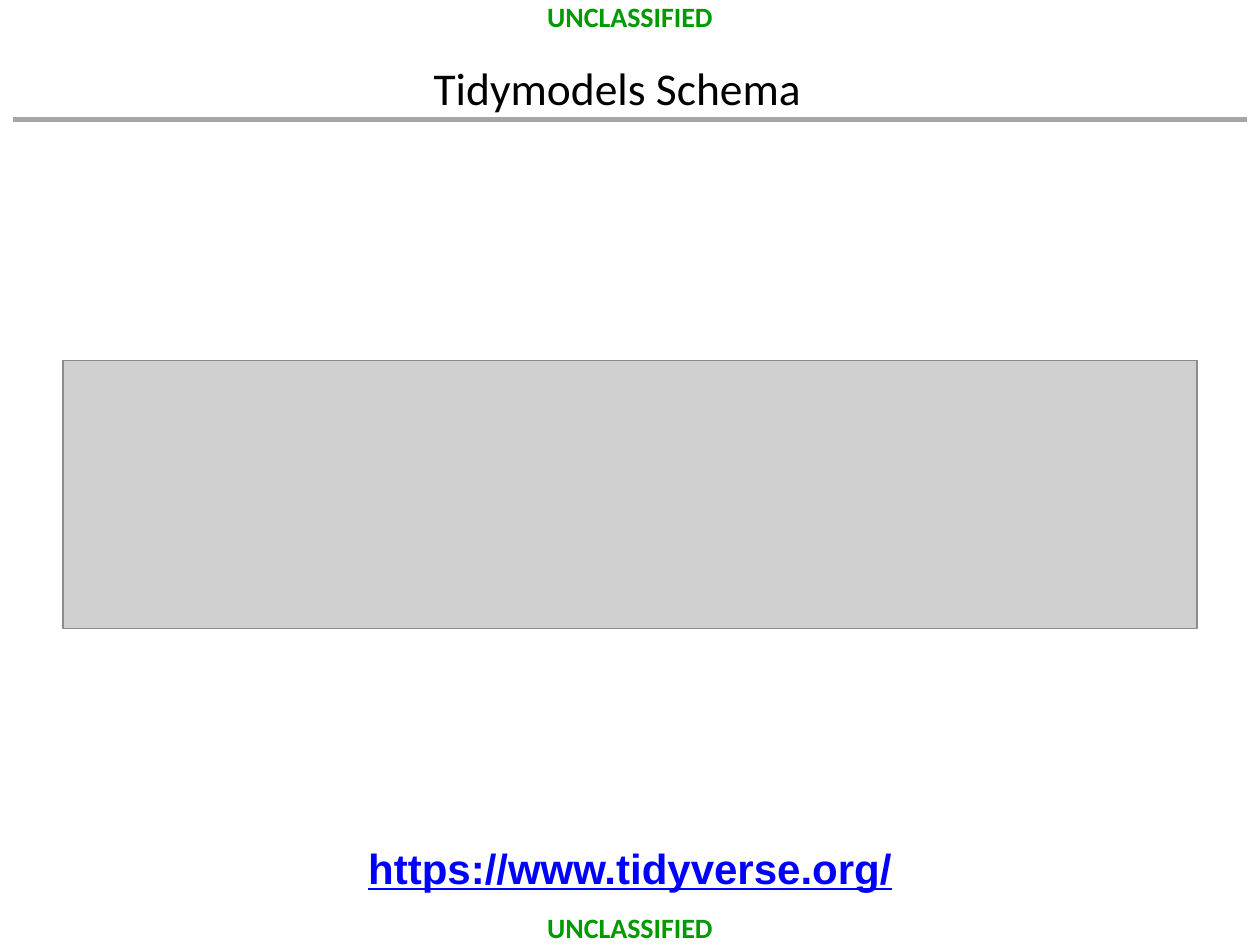
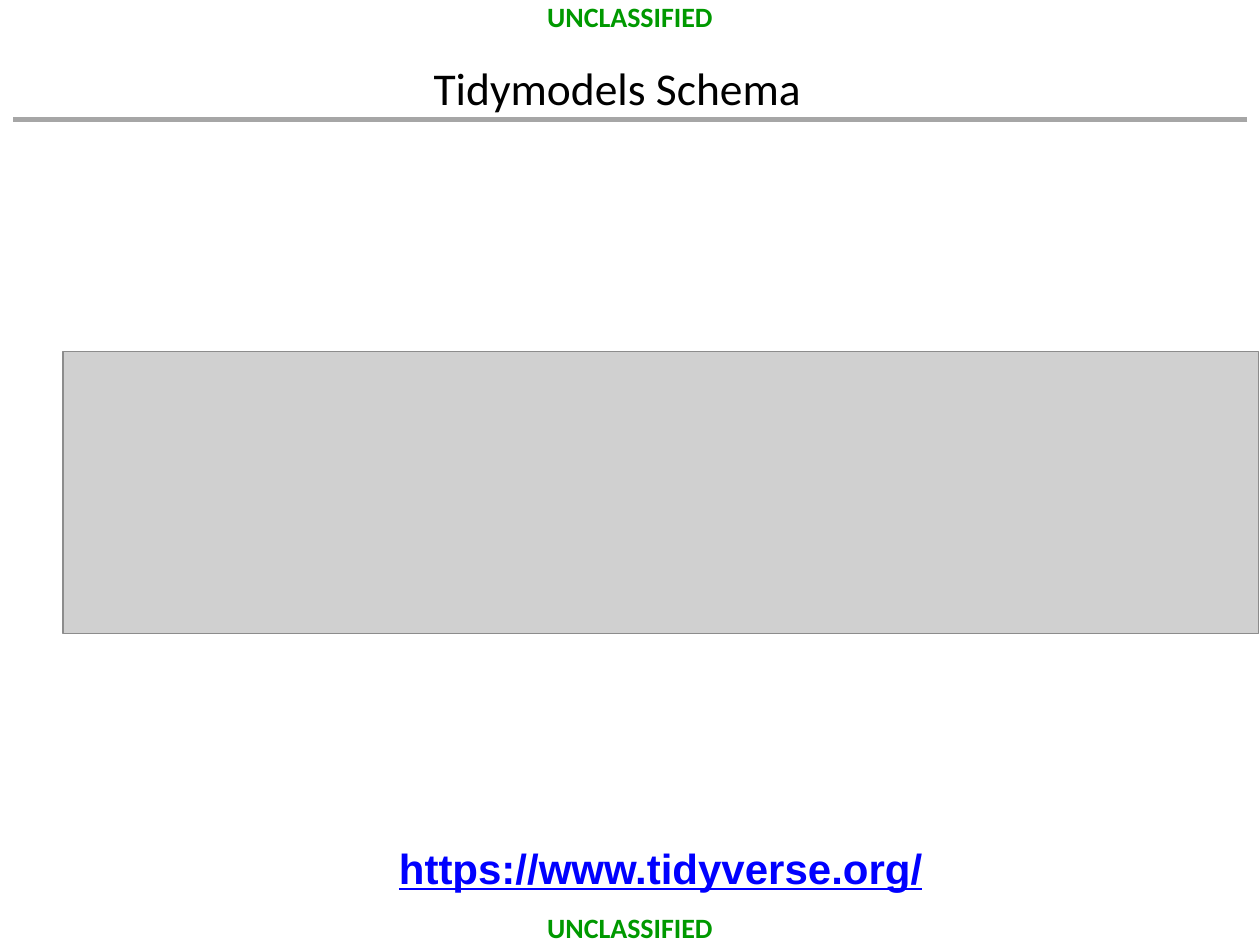
Before and after one commit to dusty-turner/MORSEmergingTechniques2019, a slide deck: slide 12 of MORS_Emerging_Techniques_Tidymodels.pptx (slide 11 before the commit). Drawn at 1260x945 pixels with LibreOffice and Linux fonts; fonts in the diff are those of the drawing; grey boxes stand for pictures; background and template pictures are left out. Boxes give left, top, right and bottom in pixels: in the first picture for what was removed or moved away, otherwise in the second. Text is boxed around its words. In the diff, an @@ line names an element or a change of style, - is before the commit and + after.

Commit message:
added all tidymodels, cleaned up presentation, almost ready for caa submission

```diff
--- a/MORS_Emerging_Techniques_Tidymodels.pptx
+++ b/MORS_Emerging_Techniques_Tidymodels.pptx
@@ picture: place and size @@
-picture at (63, 360, 1197, 627)
+picture at (63, 352, 1259, 634)
@@ text "https://www.tidyverse.org/": place and size @@
-text "https://www.tidyverse.org/" at (368, 853, 891, 893)
+text "https://www.tidyverse.org/" at (399, 853, 922, 893)
```
Also in this commit, not shown: 17 other slides changed, 22 slides added, 8 slides removed, 18 other files.
